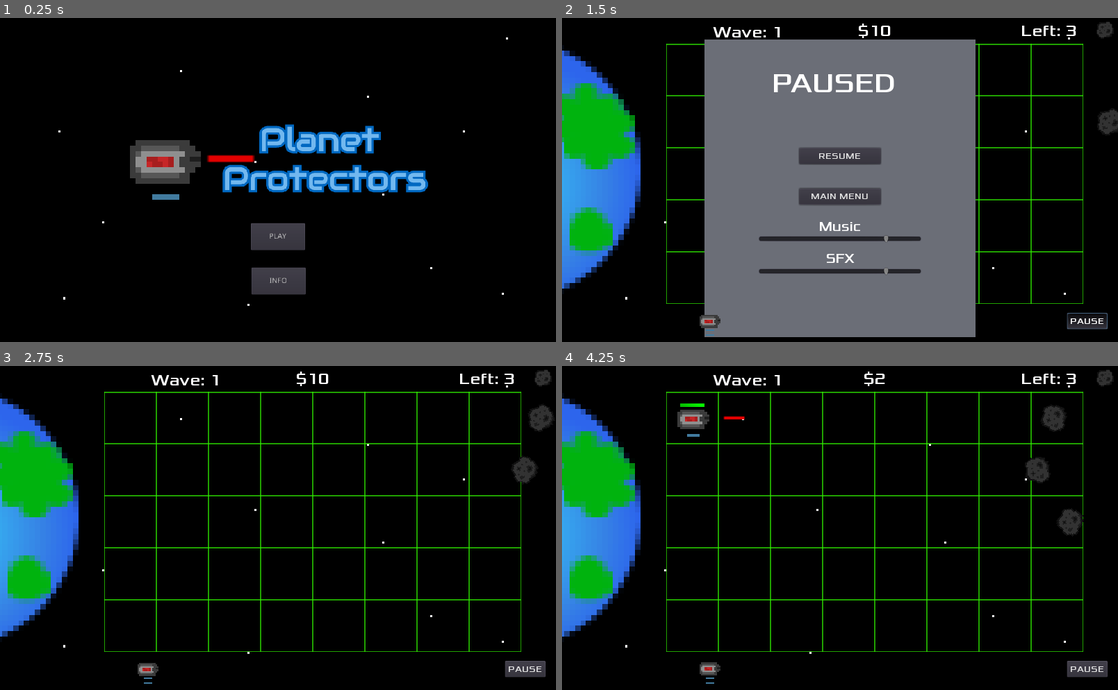
Above: before the commit, frames 1-4 (two rows, left to right).
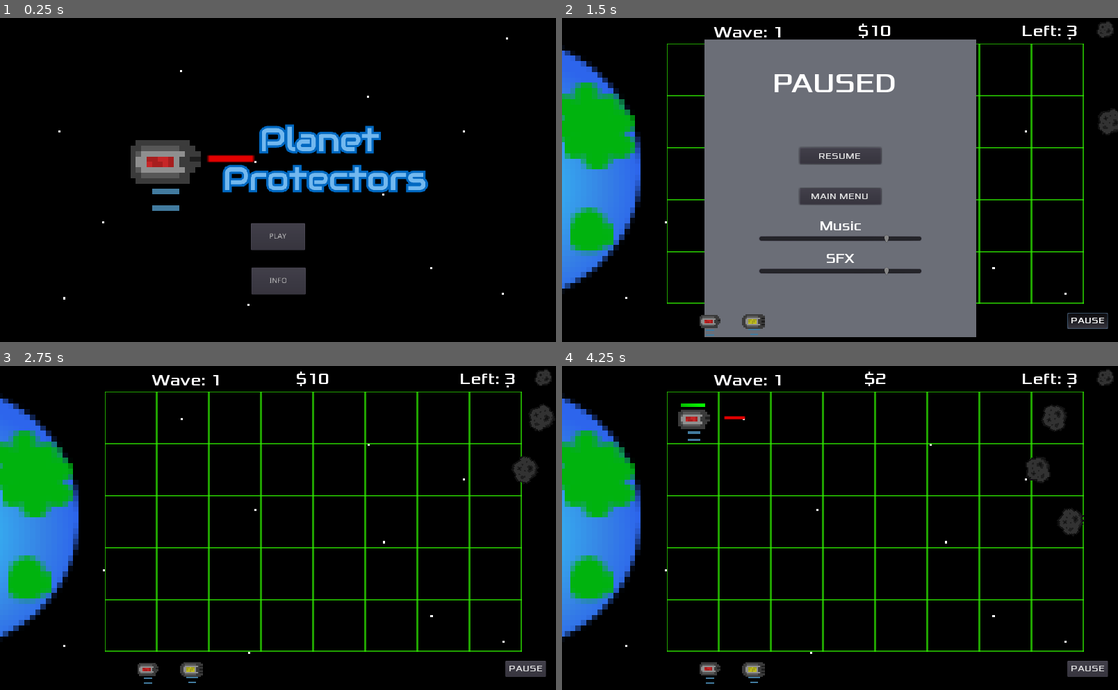
Above: after the commit, the same moments.

Repository: EthanMHolland/PlanetProtectors
Game: Godot game, scene res://src/TitleScreen.tscn
Two runs of this game, one before a commit and one after it. Both use one fixed random seed, a clock stepped at 60 frames per second and the inputs below.
Inputs (mouse positions are in pixels of both pictures, inside the frame that each line leads up to):
- Up to frame 1 (0.25 s): no input
- Up to frame 2 (1.5 s): click "PLAY" at 0.5 s; click "PAUSE" at 1.25 s
- Up to frame 3 (2.75 s): click "RESUME" at 2 s
- Up to frame 4 (4.25 s): drag from (689, 417) to (712, 673) at 2.77 s; drag from (712, 673) to (689, 417) at 3.52 s

The runs differ from the first frame. In frame 1, 0.3% of the frame differs, in the area x 23-33%, y 39-60%; in frame 2, 1.8%; in frame 3, 2.0%; in frame 4, 2.2%, in the area x 0-100%, y 1-98%.

Commit message:
Add shotgun tower and screenshake when asteroid is destroyed

Diff:
--- a/project/project.godot
+++ b/project/project.godot
@@ -8,14 +8,9 @@
 
 config_version=4
 
-_global_script_classes=[ {
-"base": "Area2D",
-"class": "LaserTower",
-"language": "GDScript",
-"path": "res://src/LaserTower.gd"
-} ]
+_global_script_classes=[  ]
 _global_script_class_icons={
-"LaserTower": ""
+
 }
 
 [application]
--- a/project/src/Laser.gd
+++ b/project/src/Laser.gd
@@ -1,12 +1,11 @@
 extends KinematicBody2D
 
 const SPEED : int = 200
-
+var _direction := Vector2(-1, 0)
 var _velocity := Vector2()
 
 
 func _physics_process(_delta):
 #Sets the direction of the laser
-	var _direction := Vector2(-1, 0)
 	_velocity.x = SPEED
-	_velocity = move_and_slide(_velocity, Vector2(-1, 0))
+	_velocity = move_and_slide(_velocity, _direction)
--- a/project/src/LaserTower.gd
+++ b/project/src/LaserTower.gd
@@ -1,6 +1,5 @@
 extends Area2D
 
-class_name LaserTower
 signal tower_destroyed
 
 const LASER := preload("Laser.tscn")
--- a/project/src/LaserTower.tscn
+++ b/project/src/LaserTower.tscn
@@ -149,7 +149,6 @@
 z_index = 1
 frames = SubResource( 4 )
 animation = "battery5"
-frame = 1
 playing = true
 
 [node name="CollisionShape2D" type="CollisionShape2D" parent="."]
--- a/project/src/Level.gd
+++ b/project/src/Level.gd
@@ -120,7 +120,7 @@
 	_total_asteroids_destroyed += 1
 	_asteroids_left_on_screen -= 1
 	_money += 2
-
+	$Camera2D/ScreenShake._start()
 
 
 #if an asteroid hits the planet 5 times then it ends the game
--- a/project/src/Level.tscn
+++ b/project/src/Level.tscn
@@ -11,6 +11,7 @@
 [ext_resource path="res://assets/sounds/new_wave.wav" type="AudioStream" id=9]
 [ext_resource path="res://assets/GreyBackground.jpg" type="Texture" id=10]
 [ext_resource path="res://src/TowerManager.tscn" type="PackedScene" id=11]
+[ext_resource path="res://src/ScreenShake.tscn" type="PackedScene" id=12]
 
 [sub_resource type="DynamicFont" id=1]
 size = 30
@@ -45,6 +46,17 @@
 
 [node name="Level" type="Node2D"]
 script = ExtResource( 4 )
+
+[node name="BackgroundColorRect" type="ColorRect" parent="."]
+margin_left = -154.0
+margin_top = -72.0
+margin_right = 1141.0
+margin_bottom = 709.0
+mouse_filter = 2
+color = Color( 0, 0, 0, 1 )
+__meta__ = {
+"_edit_use_anchors_": false
+}
 
 [node name="Background" type="TextureRect" parent="."]
 margin_right = 1024.0
@@ -58,6 +70,16 @@
 [node name="Planet" parent="." instance=ExtResource( 3 )]
 position = Vector2( -96, 280 )
 scale = Vector2( 10, 10 )
+
+[node name="Camera2D" type="Camera2D" parent="."]
+position = Vector2( 511.175, 300.346 )
+current = true
+__meta__ = {
+"_edit_lock_": true
+}
+
+[node name="ScreenShake" parent="Camera2D" instance=ExtResource( 12 )]
+position = Vector2( 0, 3.8147e-06 )
 
 [node name="Tiles" type="GridContainer" parent="."]
 margin_left = 192.0
--- /dev/null
+++ b/project/src/ScreenShake.gd
@@ -0,0 +1,44 @@
+extends Node2D
+
+const TRANS = Tween.TRANS_SINE
+const EASE = Tween.EASE_IN_OUT
+
+var _amplitude := 0
+var _priority := 0
+
+onready var _camera = get_parent()
+
+func _start(duration = 0.2, frequency = 15, amplitude = 2, priority = 0):
+	if _priority >= priority:
+		_amplitude = amplitude
+		_priority = priority
+
+		$Duration.wait_time = duration
+		$Frequency.wait_time = 1 / float(frequency)
+		$Duration.start()
+		$Frequency.start()
+
+		_new_shake()
+
+
+func _new_shake():
+	var _rand = Vector2()
+	_rand.x = rand_range(-_amplitude, _amplitude)
+	_rand.y = rand_range(-_amplitude, _amplitude)
+
+	$ShakeTween.interpolate_property(_camera, "offset", _camera.offset, _rand, $Frequency.wait_time, TRANS, EASE)
+	$ShakeTween.start()
+
+func _reset():
+	$ShakeTween.interpolate_property(_camera, "offset", _camera.offset, Vector2(), $Frequency.wait_time, TRANS, EASE)
+	$ShakeTween.start()
+
+	_priority = 0
+
+func _on_Frequency_timeout():
+	_new_shake()
+
+
+func _on_Duration_timeout():
+	_reset()
+	$Frequency.stop()
--- /dev/null
+++ b/project/src/ScreenShake.tscn
@@ -0,0 +1,14 @@
+[gd_scene load_steps=2 format=2]
+
+[ext_resource path="res://src/ScreenShake.gd" type="Script" id=1]
+
+[node name="ScreenShake" type="Node2D"]
+script = ExtResource( 1 )
+
+[node name="ShakeTween" type="Tween" parent="."]
+
+[node name="Frequency" type="Timer" parent="."]
+
+[node name="Duration" type="Timer" parent="."]
+[connection signal="timeout" from="Frequency" to="." method="_on_Frequency_timeout"]
+[connection signal="timeout" from="Duration" to="." method="_on_Duration_timeout"]
--- a/project/src/ShotgunTower.gd
+++ b/project/src/ShotgunTower.gd
@@ -1,16 +1,85 @@
 extends Area2D
 
+signal tower_destroyed
 
-# Declare member variables here. Examples:
-# var a = 2
-# var b = "text"
+const LASER := preload("Laser.tscn")
+
+var _bar_red := preload("res://assets/healthbar_red.png")
+var _bar_green := preload("res://assets/healthbar_green.png")
+var _bar_yellow := preload("res://assets/healthbar_yellow.png")
+
+var _health : int = 3
+var _shots_left : int = 15
+var _this_shots := 3
+
+func _ready():
+#shoots a laser the moment a tower is placed
+	_shoot_laser()
 
 
-# Called when the node enters the scene tree for the first time.
-func _ready():
-	pass # Replace with function body.
+func _process(_delta):
+	_check_health()
+
+#deletes tower if amount of shots left is 0 or below
+	if _shots_left <= 0:
+		emit_signal("tower_destroyed")
+		queue_free()
 
 
-# Called every frame. 'delta' is the elapsed time since the previous frame.
-#func _process(delta):
-#	pass
+#shoots laser every 3 seconds
+func _on_ShootTimer_timeout():
+	_shoot_laser()
+
+
+#spawns a new laser beam, sets its position, and restarts the timer
+func _shoot_laser():
+	$LaserShootSound.play()
+	var _new_laser1 = LASER.instance()
+	add_child(_new_laser1)
+	_new_laser1.global_position = $Position2D.global_position
+	_shots_left -= 1
+	_this_shots -= 1
+	$ShootTimer.start()
+	$MidshotTimer.start()
+
+func _shoot_second_laser():
+	var _new_laser2 = LASER.instance()
+	add_child(_new_laser2)
+	_new_laser2.global_position = $Position2D2.global_position
+	_this_shots -= 1
+	$MidshotTimer.start()
+
+func _shoot_third_laser():
+	var _new_laser3 = LASER.instance()
+	add_child(_new_laser3)
+	_new_laser3.global_position = $Position2D3.global_position
+	_this_shots -= 1
+	$MidshotTimer.start()
+
+#detects if the tower is hit by an asteroid
+func _on_LaserTower_area_entered(area):
+	if area.is_in_group("Asteroid"):
+		_health -= 1
+
+
+func _check_health():
+	if _health == 3:
+		$HealthBar.value = 3
+	elif _health == 2:
+		$HealthBar.value = 2
+		$HealthBar.texture_progress = _bar_yellow
+	elif _health == 1:
+		$HealthBar.value = 1
+		$HealthBar.texture_progress = _bar_red
+	elif _health == 0:
+		#$HealthBar.value == 0
+		queue_free()
+
+
+func _on_MidshotTimer_timeout():
+	if _this_shots == 2:
+		_shoot_second_laser()
+	elif _this_shots == 1:
+		_shoot_third_laser()
+	elif _this_shots == 0:
+		_this_shots = 3
--- a/project/src/ShotgunTower.tscn
+++ b/project/src/ShotgunTower.tscn
@@ -130,8 +130,8 @@
 [node name="AnimatedSprite" type="AnimatedSprite" parent="."]
 position = Vector2( 0, 1.45255 )
 frames = SubResource( 1 )
-animation = "battery0"
-frame = 1
+animation = "battery5"
+frame = 2
 playing = true
 
 [node name="CollisionShape2D" type="CollisionShape2D" parent="."]
@@ -139,16 +139,16 @@
 shape = SubResource( 2 )
 
 [node name="Position2D" type="Position2D" parent="."]
-position = Vector2( 7.51796, 0 )
+position = Vector2( 7.51796, -2.01642 )
 
 [node name="Position2D2" type="Position2D" parent="."]
-position = Vector2( 7.51796, -2.01642 )
+position = Vector2( 7.51796, 0 )
 
 [node name="Position2D3" type="Position2D" parent="."]
 position = Vector2( 7.51796, 2.01642 )
 
 [node name="ShootTimer" type="Timer" parent="."]
-wait_time = 3.0
+wait_time = 7.0
 one_shot = true
 
 [node name="LaserShootSound" type="AudioStreamPlayer2D" parent="."]
@@ -167,5 +167,10 @@
 __meta__ = {
 "_edit_use_anchors_": false
 }
+
+[node name="MidshotTimer" type="Timer" parent="."]
+wait_time = 0.2
+one_shot = true
 [connection signal="area_entered" from="." to="." method="_on_LaserTower_area_entered"]
 [connection signal="timeout" from="ShootTimer" to="." method="_on_ShootTimer_timeout"]
+[connection signal="timeout" from="MidshotTimer" to="." method="_on_MidshotTimer_timeout"]
--- a/project/src/Tile.gd
+++ b/project/src/Tile.gd
@@ -1,6 +1,7 @@
 extends Area2D
 
 var laser_tower := preload("LaserTower.tscn")
+var shotgun_tower := preload("ShotgunTower.tscn")
 var tower_manager := preload("TowerManager.tscn")
 var _has_tower := false
 var _mouse_overlapping := false
@@ -13,6 +14,7 @@
 	_new_tower_manager.position = Vector2(9999999,999999)
 	self.add_child(_new_tower_manager)
 	var _ignored = _new_tower_manager.connect("place_laser_tower", self, "_on_place_laser_tower")
+	var _ignored2 = _new_tower_manager.connect("place_shotgun_tower", self, "_on_place_shotgun_tower")
 
 func _process(_delta):
 	pass
@@ -35,11 +37,27 @@
 	else:
 		print("There is a tower here!")
 
+func _place_shotgun_tower():
+	if !_has_tower:
+		# checks if the player has enough money
+		if level._money >= 30:
+			#Spawns in tower
+			var _new_tower := shotgun_tower.instance()
+			_new_tower.position = Vector2(0,0)
+			self.add_child(_new_tower)
+			_has_tower = true
+			#Connects "tower destroyed" signal from LaserTower.gd to this script
+			var _ignore := _new_tower.connect("tower_destroyed", self, "_on_tower_destroyed")
+			level._money -= 30
+		else:
+			print("Insufficient money!")
+	else:
+		print("There is a tower here!")
+
 
 func _on_tower_destroyed():
 	_has_tower = false
 	$TowerDestroyedSound.play()
-
 
 func _on_Tile_mouse_entered():
 	_mouse_overlapping = true
@@ -48,7 +66,9 @@
 	_mouse_overlapping = false
 
 func _on_place_laser_tower():
-	print("signal recieved")
 	if (_mouse_overlapping == true):
-		print("mouse_overlapping and placing")
 		_place_laser_tower()
+
+func _on_place_shotgun_tower():
+	if (_mouse_overlapping == true):
+		_place_shotgun_tower()
--- a/project/src/TowerManager.gd
+++ b/project/src/TowerManager.gd
@@ -1,36 +1,68 @@
 extends Node2D
-
+# laser tower signals
 signal select_laser_tower
 signal place_laser_tower
+#shotgun tower signals
+signal select_shotgun_tower
+signal place_shotgun_tower
 
-var laser_tower := preload("LaserTower.tscn")
 var _dragging_tower := false
 var _dragging_tower_last := _dragging_tower
+
+var _dragging_laser_tower := false
+var _dragging_laser_tower_last := _dragging_laser_tower
+
+var _dragging_shotgun_tower := false
+var _dragging_shotgun_tower_last := _dragging_shotgun_tower
+
 var _mouse_inside_laser : bool
-
+var _mouse_inside_shotgun : bool
 
 func _process(_delta):
 	_select_laser_tower()
+	_select_shotgun_tower()
 
 
 func _select_laser_tower():
 	if Input.is_action_pressed("drag_tower"):
 		if _mouse_inside_laser == true:
-			_dragging_tower_last = _dragging_tower
-			_dragging_tower = true
+			_dragging_laser_tower_last = _dragging_laser_tower
+			_dragging_laser_tower = true
 			emit_signal("select_laser_tower")
-		if _dragging_tower == true:
+		if _dragging_laser_tower == true:
 			$CanvasLayer/LaserTower/Sprite.position = get_viewport().get_mouse_position()
 	if Input.is_action_just_released("drag_tower"):
-		if (_dragging_tower_last == true):
-			_dragging_tower = false
-			_dragging_tower_last = _dragging_tower
+		if (_dragging_laser_tower_last == true):
+			_dragging_laser_tower = false
+			_dragging_laser_tower_last = _dragging_laser_tower
 			$CanvasLayer/LaserTower/Sprite.position = Vector2(271, 563)
 			emit_signal("place_laser_tower")
-			print("place_laser_tower")
 
 func _on_LaserTower_mouse_entered():
 	_mouse_inside_laser = true
 
 func _on_LaserTower_mouse_exited():
 	_mouse_inside_laser = false
+
+func _select_shotgun_tower():
+	if Input.is_action_pressed("drag_tower"):
+		if _mouse_inside_shotgun == true:
+			_dragging_shotgun_tower_last = _dragging_shotgun_tower
+			_dragging_shotgun_tower = true
+			emit_signal("select_shotgun_tower")
+		if _dragging_shotgun_tower == true:
+			$CanvasLayer/ShotgunTower/AnimatedSprite.position = get_viewport().get_mouse_position()
+	if Input.is_action_just_released("drag_tower"):
+		if (_dragging_shotgun_tower_last == true):
+			_dragging_shotgun_tower = false
+			_dragging_shotgun_tower_last = _dragging_shotgun_tower
+			$CanvasLayer/ShotgunTower/AnimatedSprite.position = Vector2(352, 563)
+			emit_signal("place_shotgun_tower")
+
+
+func _on_ShotgunTower_mouse_entered():
+	_mouse_inside_shotgun = true
+
+
+func _on_ShotgunTower_mouse_exited():
+	_mouse_inside_shotgun = false
--- a/project/src/TowerManager.tscn
+++ b/project/src/TowerManager.tscn
@@ -1,7 +1,8 @@
-[gd_scene load_steps=8 format=2]
+[gd_scene load_steps=14 format=2]
 
 [ext_resource path="res://assets/towers/laser_tower/laser_tower_5.png" type="Texture" id=1]
 [ext_resource path="res://src/TowerManager.gd" type="Script" id=2]
+[ext_resource path="res://assets/towers/shotgun_tower/shotgun_tower_5.png" type="Texture" id=3]
 
 [sub_resource type="AtlasTexture" id=4]
 atlas = ExtResource( 1 )
@@ -26,6 +27,29 @@
 [sub_resource type="RectangleShape2D" id=3]
 extents = Vector2( 8.04667, 8.19538 )
 
+[sub_resource type="AtlasTexture" id=7]
+atlas = ExtResource( 3 )
+region = Rect2( 0, 0, 16, 16 )
+
+[sub_resource type="AtlasTexture" id=8]
+atlas = ExtResource( 3 )
+region = Rect2( 16, 0, 16, 16 )
+
+[sub_resource type="AtlasTexture" id=9]
+atlas = ExtResource( 3 )
+region = Rect2( 0, 16, 16, 16 )
+
+[sub_resource type="SpriteFrames" id=10]
+animations = [ {
+"frames": [ SubResource( 7 ), SubResource( 8 ), SubResource( 9 ) ],
+"loop": true,
+"name": "default",
+"speed": 2.0
+} ]
+
+[sub_resource type="RectangleShape2D" id=11]
+extents = Vector2( 23.8953, 24.5054 )
+
 [node name="TowerManager" type="Node2D"]
 script = ExtResource( 2 )
 
@@ -42,5 +66,18 @@
 position = Vector2( 271.955, 566.423 )
 scale = Vector2( 3, 3 )
 shape = SubResource( 3 )
+
+[node name="ShotgunTower" type="Area2D" parent="CanvasLayer"]
+
+[node name="AnimatedSprite" type="AnimatedSprite" parent="CanvasLayer/ShotgunTower"]
+position = Vector2( 352.488, 565.467 )
+scale = Vector2( 3, 3 )
+frames = SubResource( 10 )
+
+[node name="CollisionShape2D" type="CollisionShape2D" parent="CanvasLayer/ShotgunTower"]
+position = Vector2( 353.114, 566.076 )
+shape = SubResource( 11 )
 [connection signal="mouse_entered" from="CanvasLayer/LaserTower" to="." method="_on_LaserTower_mouse_entered"]
 [connection signal="mouse_exited" from="CanvasLayer/LaserTower" to="." method="_on_LaserTower_mouse_exited"]
+[connection signal="mouse_entered" from="CanvasLayer/ShotgunTower" to="." method="_on_ShotgunTower_mouse_entered"]
+[connection signal="mouse_exited" from="CanvasLayer/ShotgunTower" to="." method="_on_ShotgunTower_mouse_exited"]
Not shown: 1 places in project/src/Level.tscn that only renumber resources
